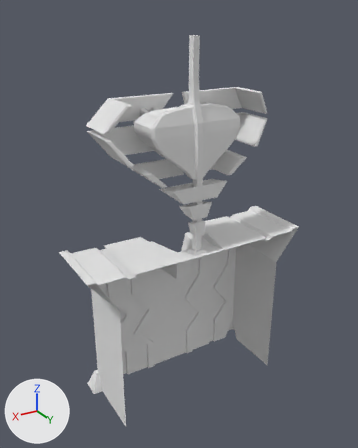
The Blender file Blender Moderls/Level 5 Abandoned station/L5_VendingMachine.blend: old version first, new version second.
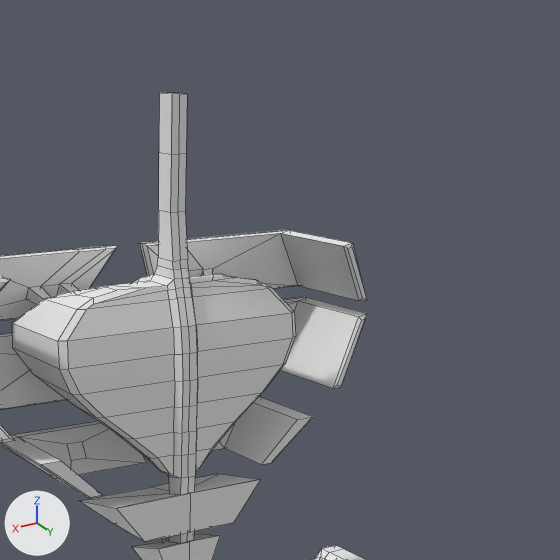
There are two pictures of each version: one whole from a camera (50 mm lens) standing at (1.707, 2.742, 2.724) and looking at (0.032, -0.05, 1.328), one close up on the part from 36% to 95% of the width and 0% to 47% of the height. The axes (+X, +Y, +Z) are drawn at lower left. The lights are the same throughout. The close-ups show mesh edges as thin lines.

In view in the first close-up: 'L5_VendingMachineRobot'.
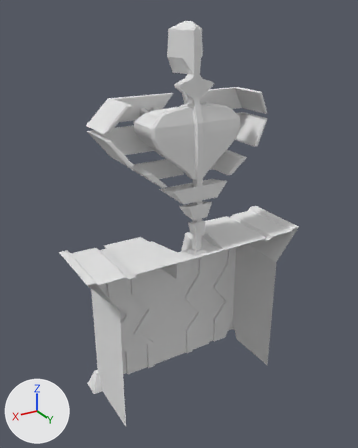
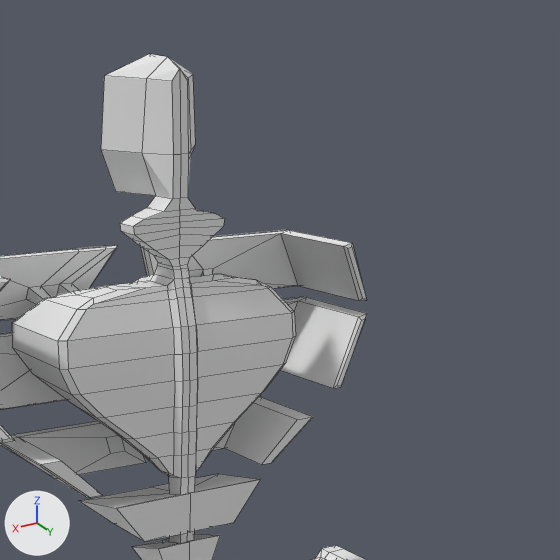
Boxes [x1, y1, x2, y2] around the edits, measured in the close-ups (560 x 560 px; the box of a moved part takes in the faces that stretch with it):
'L5_VendingMachineRobot', reshaped: before [0, 93, 367, 560]; after [0, 54, 367, 560]
part 1 of me_cube_001, built on: before [158, 93, 188, 270]; after [101, 54, 225, 270]
part 2 of me_cube_001, moved or reshaped: [19, 422, 236, 475] in both

The change, as a list of edits to the scene's bpy script:
```text
Change me_cube_001:
    used by ob_l5_vendingmachinerobot; location = (0.0, 0.0, 0.6)
    verts and faces of me_cube_001; kept vertices keep their numbers, new ones are numbered from 318
    before: 288 (-0.173, -0.037, 1.133), 289 (-0.173, -0.059, 1.17), 296 (-0.216, -0.037, 1.133), 297 (-0.216, -0.059, 1.17)
    remove me_cube_001.from_pydata(...)  # 318 vertices, 292 faces; spans x -0.617..0.0, y -0.213..0.177, z 0.589..1.989
    add me_cube_001.from_pydata(...)  # 351 vertices, 317 faces; spans x -0.617..0.0, y -0.213..0.177, z 0.589..2.07
    me_cube_001 part 1
    2 vertices are removed from x -0.021, y 0.05..0.101, z 1.989
    4 faces are deleted
    4 vertices in x -0.021..0.0, y 0.05..0.114, z 1.626 move by (0.0, 0.0, -0.012)
    10 vertices move from x -0.021..0.0, y 0.05..0.101, z 1.735..1.989 to x -0.067..0.0, y 0.019..0.111, z 1.631..1.685
    35 vertices are added at x -0.13..0.0, y -0.041..0.11, z 1.675..2.07
    29 new faces join them
    me_cube_001 part 2
    add verts[288] = (-0.06, -0.037, 1.133)  # moved
    add verts[289] = (-0.06, -0.059, 1.17)  # moved
    add verts[296] = (-0.104, -0.037, 1.133)  # moved
    add verts[297] = (-0.104, -0.059, 1.17)  # moved
```
